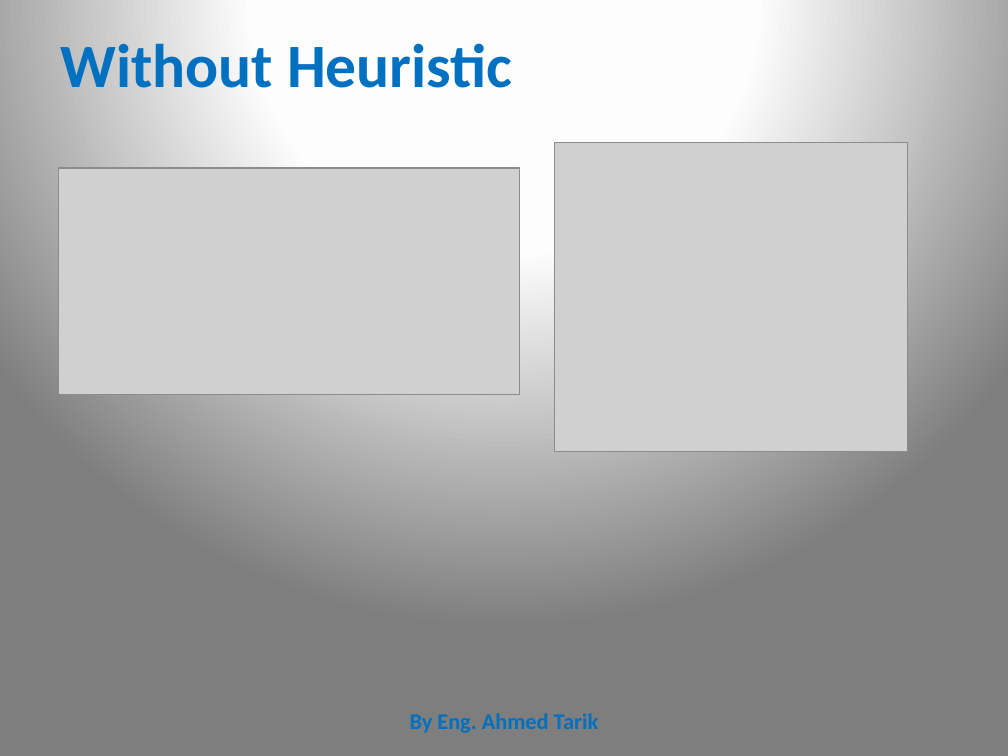
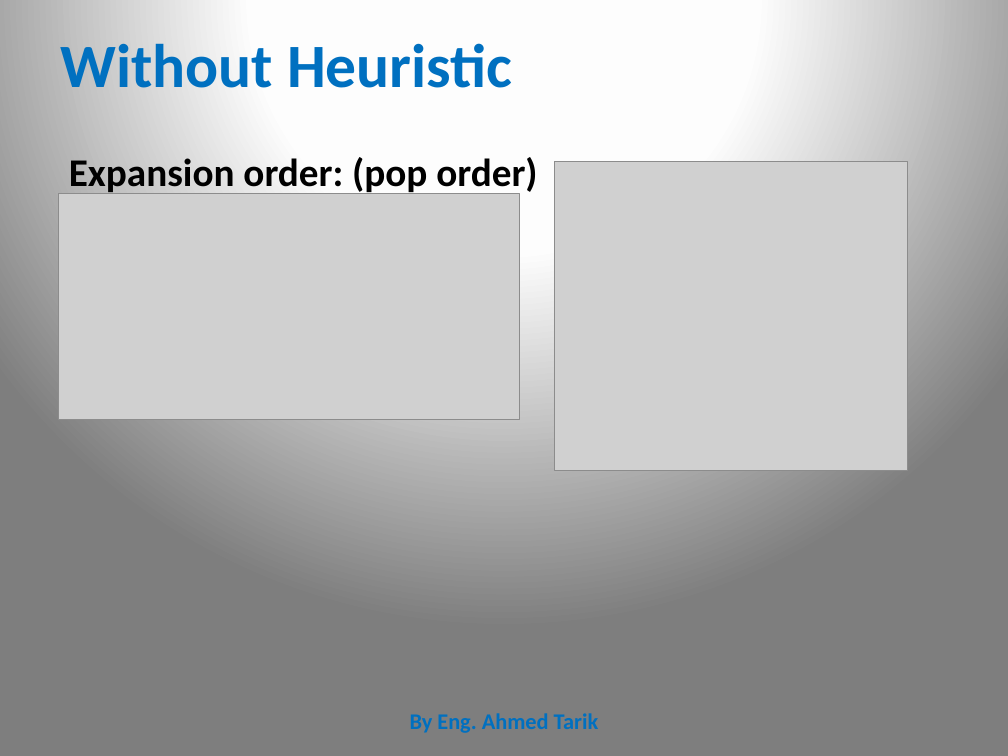
Before and after one commit to CharaD7/AI-class-1, a slide deck: slide 17 of a-star-I.pptx (slide 15 before the commit). Drawn at 1008x756 pixels with LibreOffice and Linux fonts; fonts in the diff are those of the drawing; grey boxes stand for pictures. Boxes give left, top, right and bottom in pixels: in the first picture for what was removed or moved away, otherwise in the second. Text is boxed around its words. In the diff, an @@ line names an element or a change of style, - is before the commit and + after.

```diff
--- a/a-star-I.pptx
+++ b/a-star-I.pptx
@@ text added at (69, 157, 537, 197), 28 pt, text #000000, bold @@
+Expansion order: (pop order)
@@ picture: place and size @@
-picture at (554, 143, 907, 452)
+picture at (554, 161, 907, 470)
@@ picture: place and size @@
-picture at (58, 168, 519, 395)
+picture at (58, 194, 519, 420)
```
Also in this commit, not shown: 2 other slides changed, 2 slides added.
